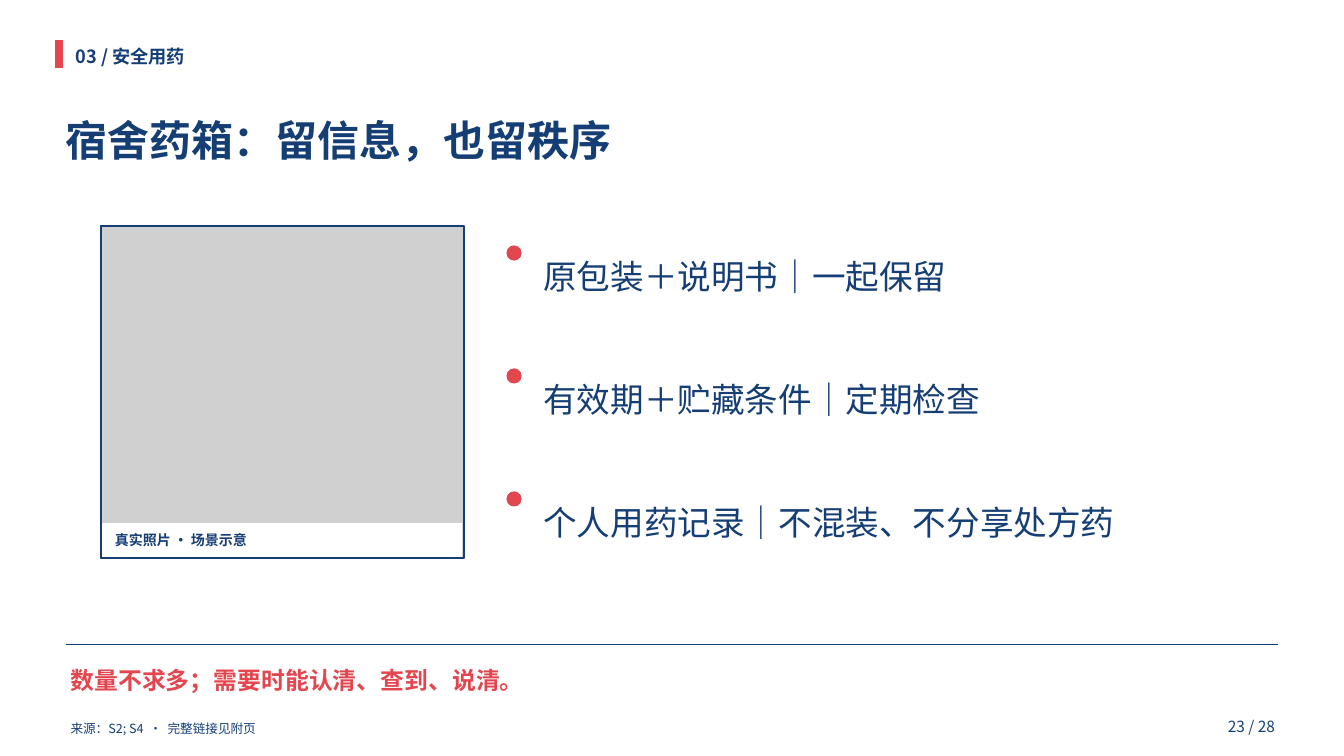
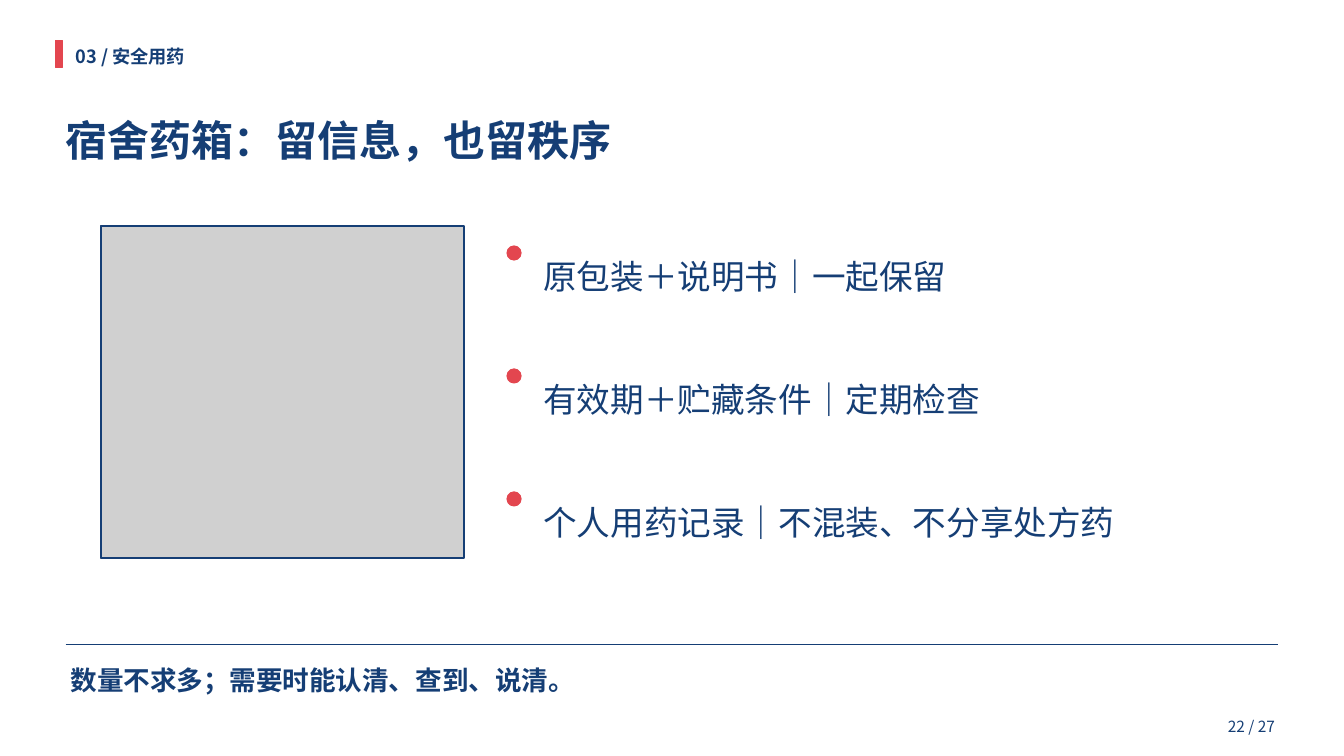
Before and after one commit to HOU-snowyfly/PPTbuilder, a slide deck: slide 22 of 交付文件/合理用药_双人35分钟.pptx (slide 23 before the commit). Drawn at 1344x756 pixels with LibreOffice and Linux fonts; fonts in the diff are those of the drawing; grey boxes stand for pictures. Boxes give left, top, right and bottom in pixels: in the first picture for what was removed or moved away, otherwise in the second. Text is boxed around its words. In the diff, an @@ line names an element or a change of style, - is before the commit and + after.

```diff
--- a/交付文件/合理用药_双人35分钟.pptx
+++ b/交付文件/合理用药_双人35分钟.pptx
@@ rectangle removed at <box>103,523,462,557</box> @@
@@ text removed at <box>115,533,247,547</box> @@
-真实照片 · 场景示意
@@ text "数量不求多；需要时能认清、查到、说清。" at <box>71,667,575,695</box>: size 17 to 19 pt, text colour #E3464F to #153E75 @@
@@ text removed at <box>71,722,256,735</box> @@
-来源：S2; S4 · 完整链接见附页
@@ text at <box>1228,720,1275,732</box>: text changed @@
-23 / 28
+22 / 27
```
Also in this commit, not shown: 29 other slides changed, 1 slide removed, 1 other file.
